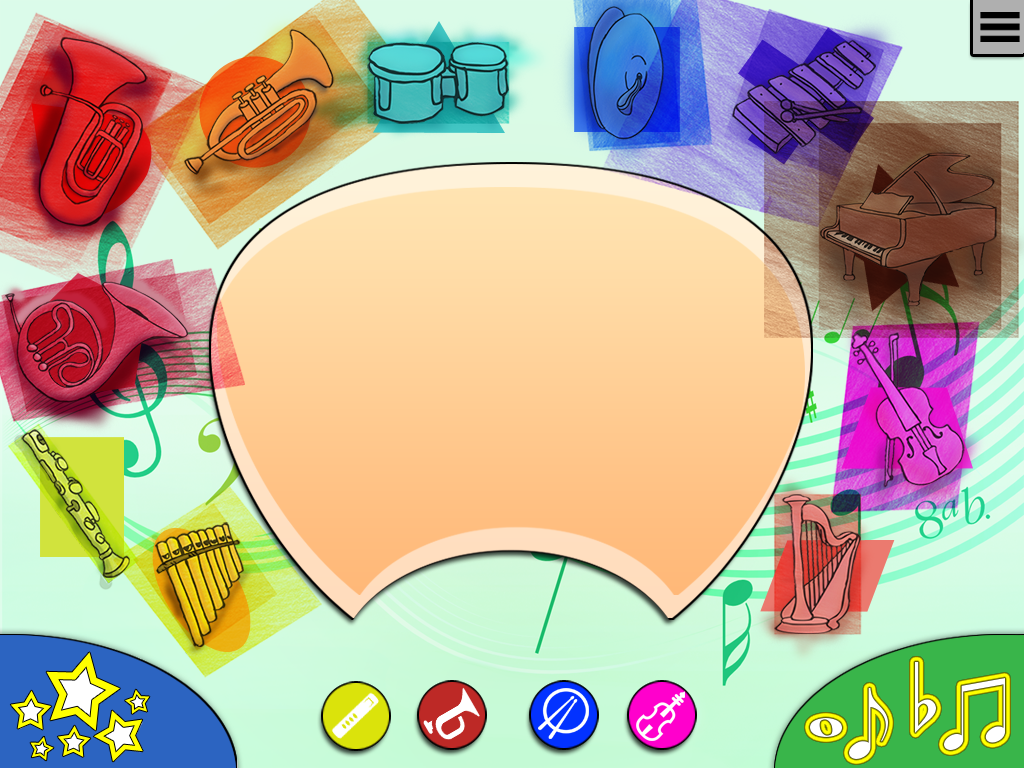
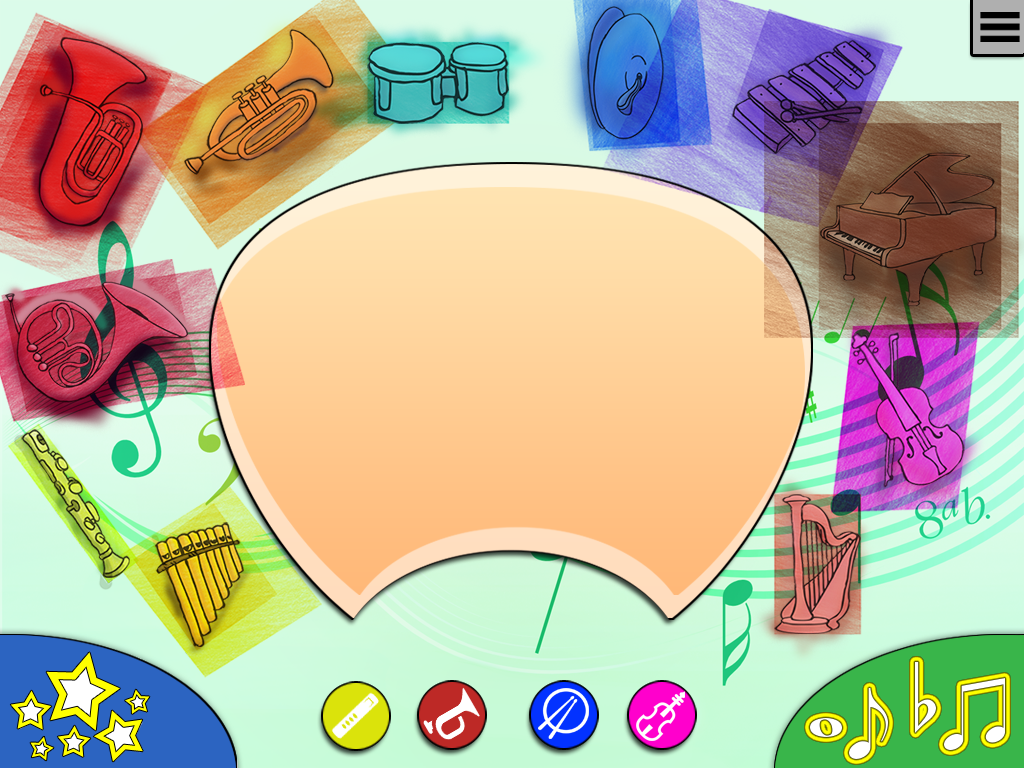
Layers edited between the first and the second 1024px x 768px image:
removed layer "Layer 1026" from group "harp" over [760, 540, 895, 612]
removed layer "Layer 1025" from group "violin" over [841, 387, 973, 469]
removed layer "Layer 1024" from group "piano" over [821, 164, 963, 312]
removed layer "Layer 1023" from group "xylophone" over [738, 27, 874, 165]
removed layer "Layer 1008" from group "cymbal" over [574, 27, 680, 132]
removed layer "Layer 1022" from group "drum" over [373, 21, 505, 133]
moved "trumpet" above "tuba" over [133, 39, 428, 194]
removed layer "Layer 1019" from group "trumpet" over [199, 56, 311, 168]
moved "tuba" above "horn" over [31, 78, 211, 298]
removed layer "Layer 1020" from group "tuba" over [31, 103, 152, 215]
removed layer "Layer 1021" from group "horn" over [27, 273, 142, 393]
moved "clarinet" above "flute" over [40, 437, 130, 572]
removed layer "Layer 1000" from group "clarinet" over [40, 437, 124, 557]
removed layer "Layer 1018" from group "flute" over [152, 528, 251, 652]
